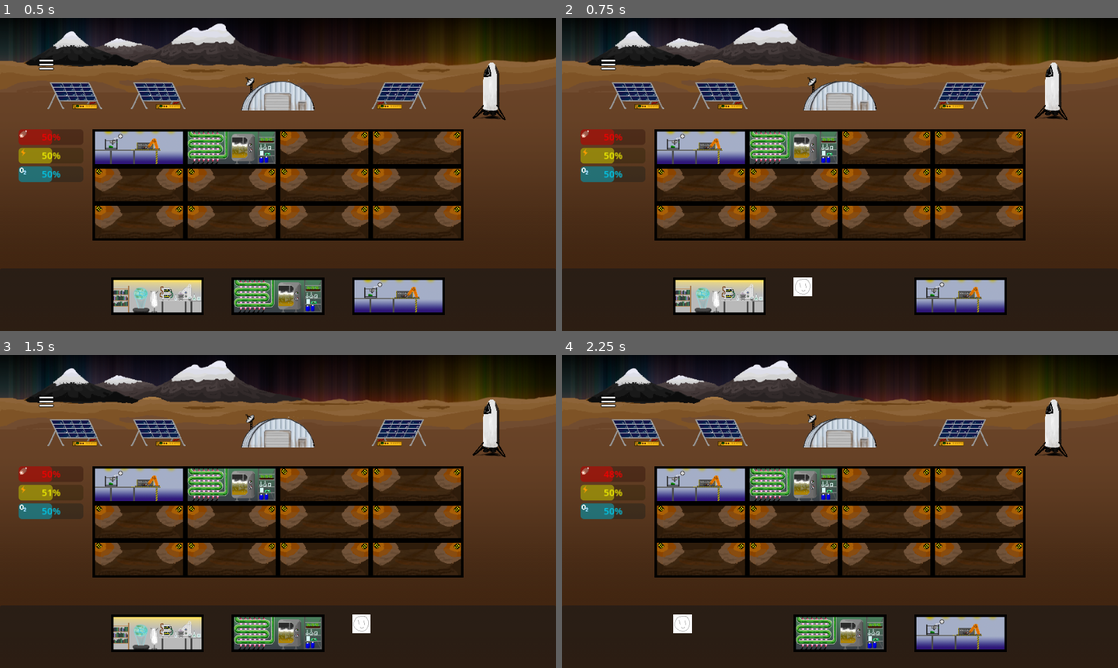
Above: before the commit, frames 1-4 (two rows, left to right).
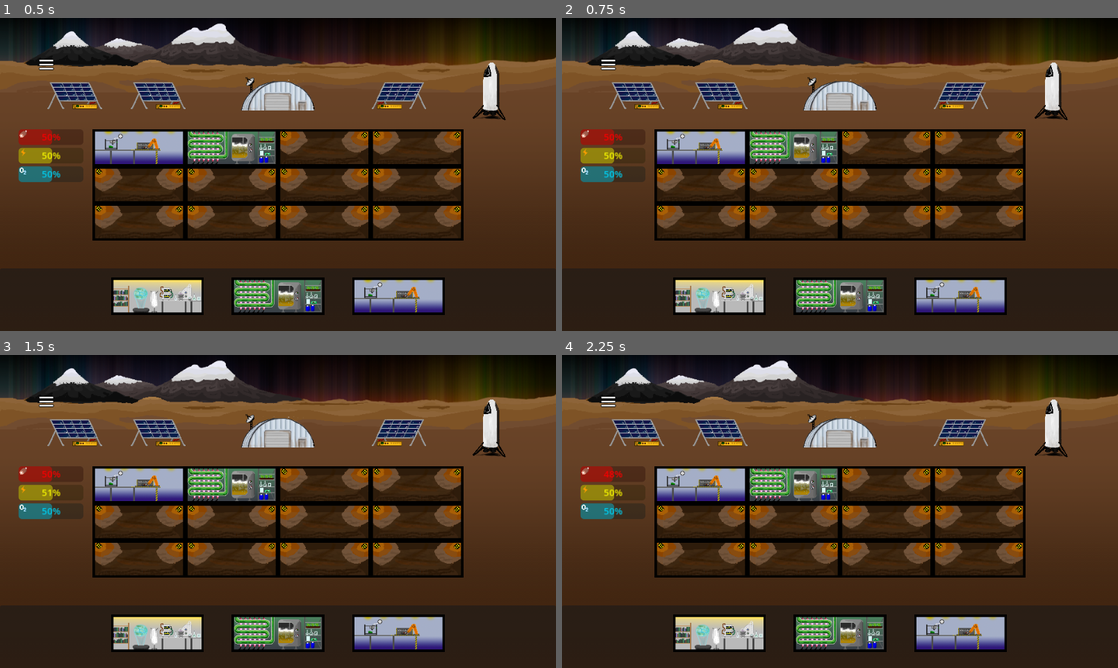
Above: after the commit, the same moments.

Repository: adrig907/Titan-City-3023_Fermi-Paradox
Game: Godot game, scene res://main.tscn
Two runs of this game, one before a commit and one after it. Both use one fixed random seed, a clock stepped at 60 frames per second and the inputs below.
Inputs (mouse positions are in pixels of both pictures, inside the frame that each line leads up to):
- Up to frame 1 (0.5 s): no input
- Up to frame 2 (0.75 s): click (840, 296) at 0.52 s
- Up to frame 3 (1.5 s): click (400, 633) at 1.27 s
- Up to frame 4 (2.25 s): click (717, 633) at 2.02 s

Frame 1 is identical in both runs. In frame 2, 1.9% of the frame differs, in the area x 41-59%, y 82-95%; in frame 3, 2.0%; in frame 4, 2.0%, in the area x 20-37%, y 82-95%.

Commit message:
Add files via upload

Diff:
--- a/TitanCity v0.2/main.tscn
+++ b/TitanCity v0.2/main.tscn
@@ -323,7 +323,7 @@
 ignore_texture_size = true
 
 [node name="MenuUI" parent="." instance=ExtResource("4_mjxp4")]
-z_index = 2
+z_index = 4
 offset_left = 32.0
 offset_top = 32.0
 offset_bottom = -444.0
@@ -340,8 +340,7 @@
 offset_top = 16.0
 offset_right = 560.0
 offset_bottom = 80.0
-toggle_mode = true
-button_group = SubResource("ButtonGroup_446fg")
+disabled = true
 texture_normal = ExtResource("9_mu1ff")
 texture_pressed = ExtResource("3_h8soo")
 ignore_texture_size = true
@@ -352,8 +351,7 @@
 offset_top = 16.0
 offset_right = 768.0
 offset_bottom = 80.0
-toggle_mode = true
-button_group = SubResource("ButtonGroup_446fg")
+disabled = true
 texture_normal = ExtResource("11_byjl7")
 texture_pressed = ExtResource("3_h8soo")
 ignore_texture_size = true
@@ -377,8 +375,7 @@
 offset_top = 16.0
 offset_right = 352.0
 offset_bottom = 80.0
-toggle_mode = true
-button_group = SubResource("ButtonGroup_446fg")
+disabled = true
 texture_normal = ExtResource("8_qxnhn")
 texture_pressed = ExtResource("3_h8soo")
 ignore_texture_size = true
Not shown, changed: TitanCity v0.2/export_presets.cfg
Not shown, added: TitanCity v0.2/Titan City.audio.worklet.js
